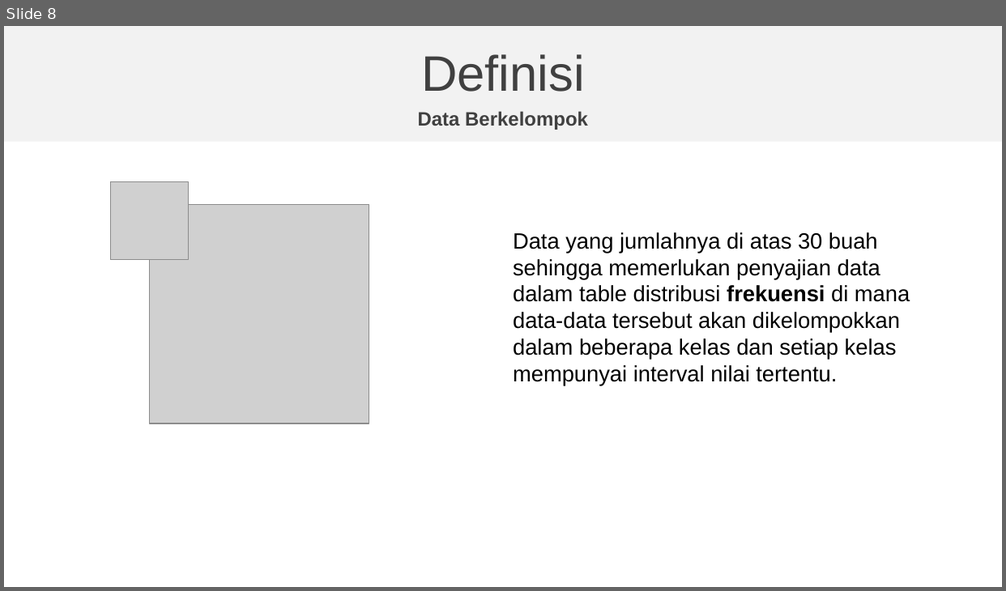
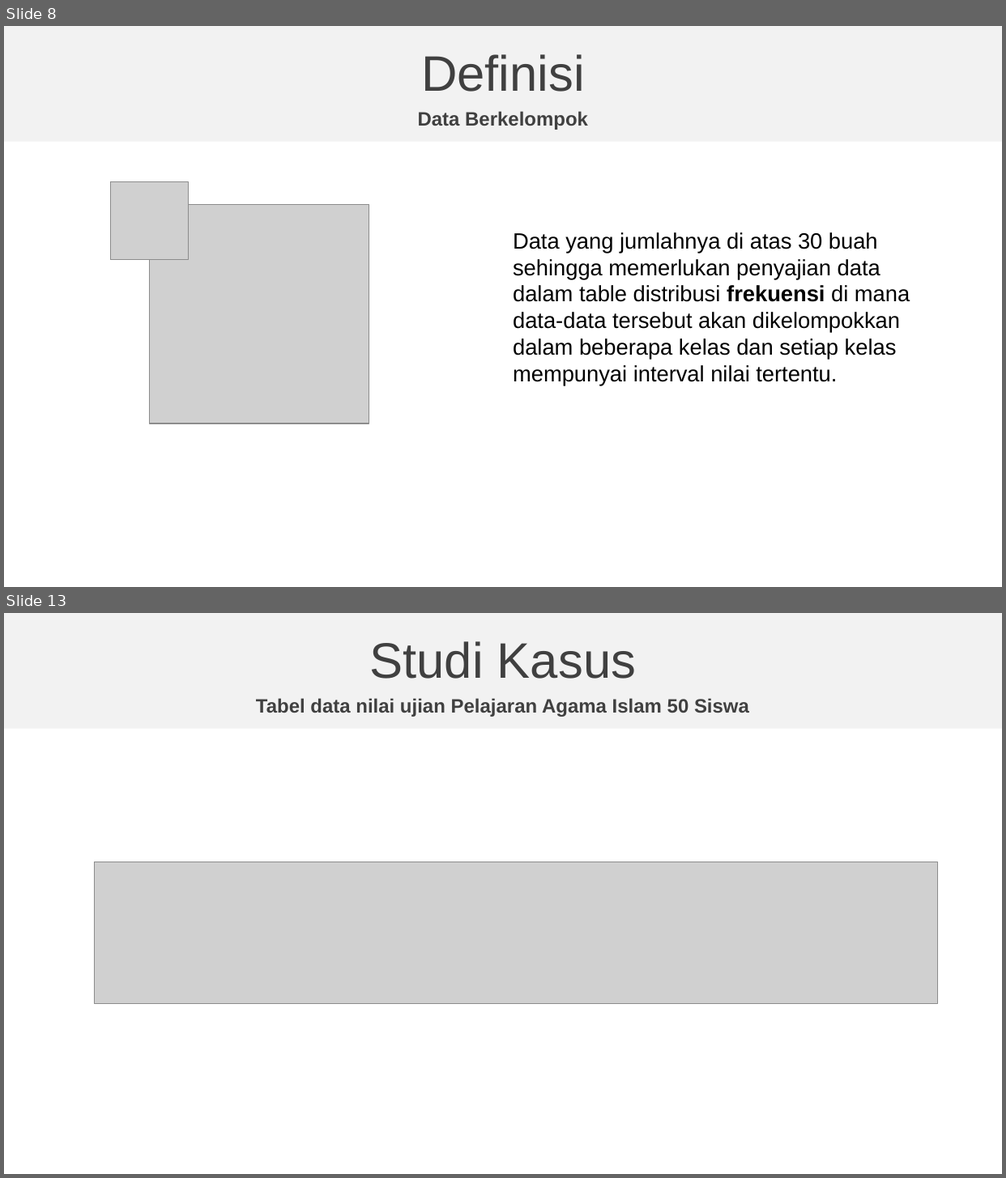
Before and after one commit to natacloud/statistika, a slide deck: Presentasi-Statistika-kelompok-3.pptx. Shown one above the other, each under a label of ours: slide 8 before the commit, slides 8 and 13 after it; the slides between them are not shown. The pictures are 1006x591 and 1006x1178 pixels, drawn with LibreOffice and Linux fonts; fonts in the diff are those of the drawing; grey boxes stand for pictures; background and template pictures are left out. Boxes give left, top, right and bottom in pixels: in the first picture for what was removed or moved away, otherwise in the second. Text is boxed around its words. In the diff, an @@ line names an element or a change of style, - is before the commit and + after.

```diff
--- a/Presentasi-Statistika-kelompok-3.pptx
+++ b/Presentasi-Statistika-kelompok-3.pptx
@@ slide 13 added at box(4, 613, 1002, 1174), background picture (left out); not listed: 1 template element that a slide beside it also shows @@
@@ text added at box(370, 641, 636, 679), 36 pt, text #404040 @@
+Studi Kasus
@@ text added at box(256, 698, 749, 717), 14 pt, text #404040, bold @@
+Tabel data nilai ujian Pelajaran Agama Islam 50 Siswa
@@ picture added at box(95, 862, 938, 1004) @@
```
Also in this commit, not shown: 2 slides changed, 3 other slides added.
